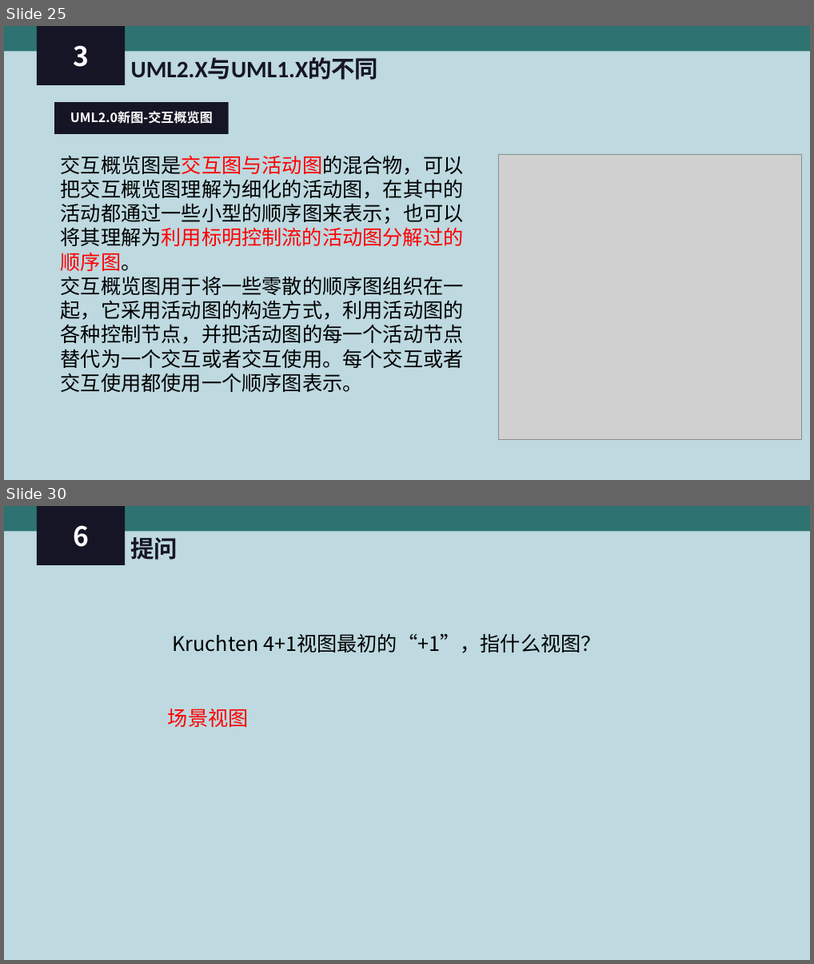
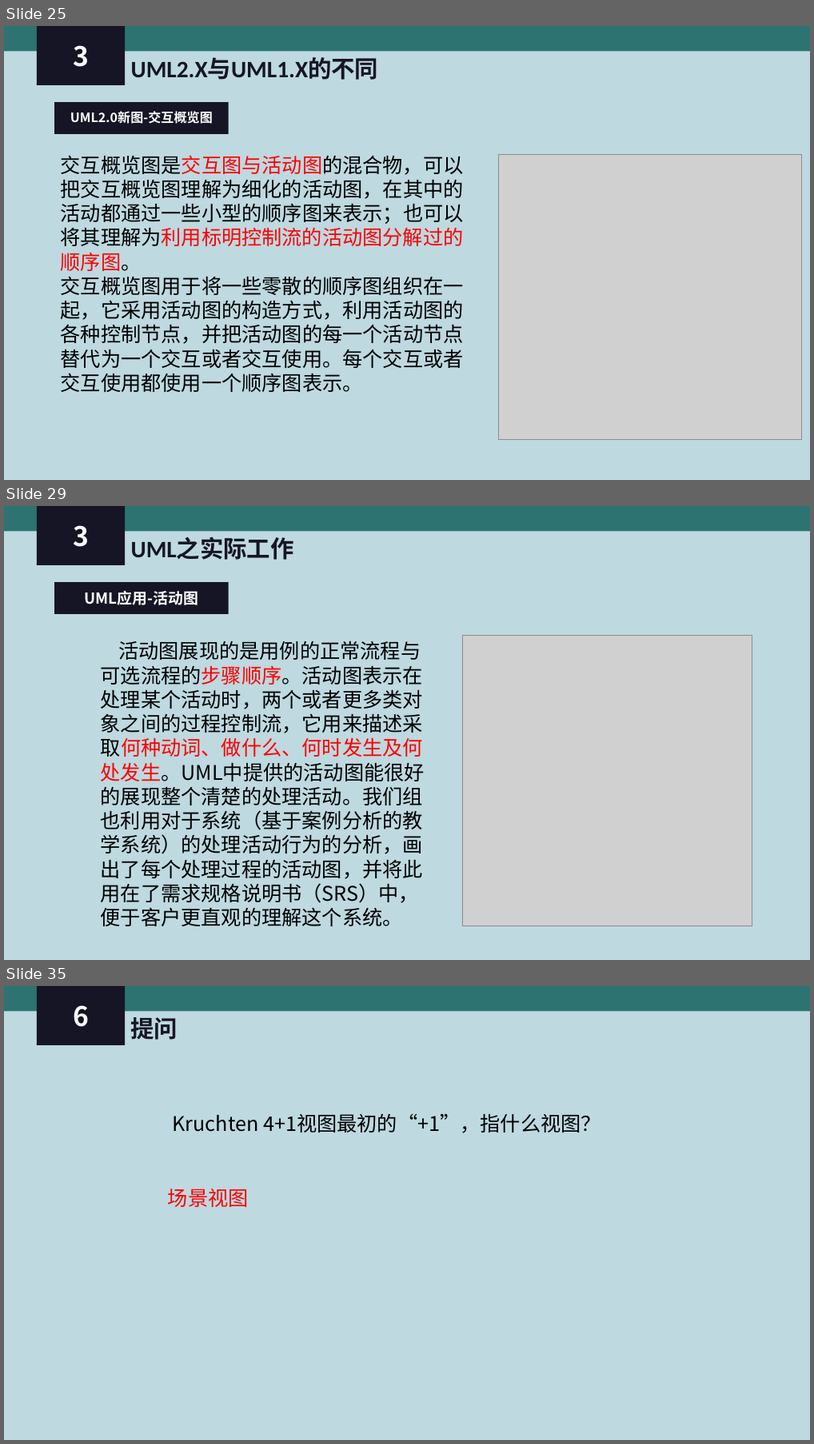
Before and after one commit to PRD-2018-G04/PRD-2018-G04, a slide deck: G04项目组/受控文档/翻转课堂PPT/PRD2018-G04-UML 应用和问题分析.ppt. Shown one above the other, each under a label of ours: slides 25 and 30 before the commit, slides 25, 29 and 35 after it; the slides between them are not shown. The pictures are 814x964 and 814x1444 pixels, drawn with LibreOffice and Linux fonts; fonts in the diff are those of the drawing; grey boxes stand for pictures. Boxes give left, top, right and bottom in pixels: in the first picture for what was removed or moved away, otherwise in the second. Text is boxed around its words. In the diff, an @@ line names an element or a change of style, - is before the commit and + after.

```diff
--- a/G04项目组/受控文档/翻转课堂PPT/PRD2018-G04-UML 应用和问题分析.ppt
+++ b/G04项目组/受控文档/翻转课堂PPT/PRD2018-G04-UML 应用和问题分析.ppt
@@ slide 29 added at [4, 506, 810, 960], background #BED9E0 @@
@@ rectangle added at [4, 506, 810, 532], fill #2C7371 @@
@@ rectangle added at [37, 506, 125, 565], fill #161525, 32 pt, text #FFFFFF, bold @@
+3
@@ text added at [131, 537, 294, 560], 28 pt, text #161525, bold @@
+UML之实际工作
@@ rectangle added at [54, 582, 229, 614], fill #161525, 18 pt, text #FFFFFF, bold @@
+UML应用-活动图
@@ text added at [101, 640, 425, 926], 24 pt, text #000000 @@
+活动图展现的是用例的正常流程与可选流程的步骤顺序。活动图表示在处理某个活动时，两个或者更多类对象之间的过程控制流，它用来描述采取何种动词、做什么、何时发生及何处发生。UML中提供的活动图能很好的展现整个清楚的处理活动。我们组也利用对于系统（基于案例分析的教学系统）的处理活动行为的分析，画出了每个处理过程的活动图，并将此用在了需求规格说明书（SRS）中，便于客户更直观的理解这个系统。
@@ picture added at [462, 636, 752, 925] @@
@@ what was slide 30 is now slide 35 @@
```
Also in this commit, not shown: 5 slides changed, 4 other slides added, 4 other files.
